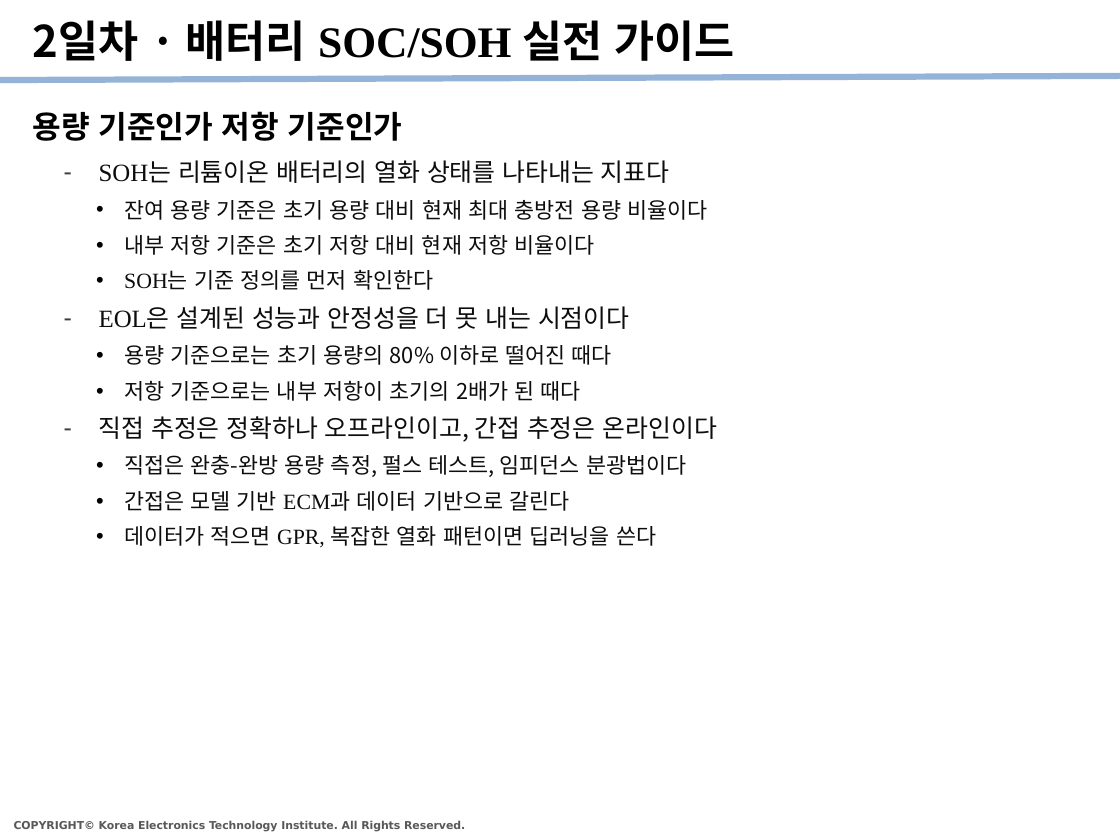
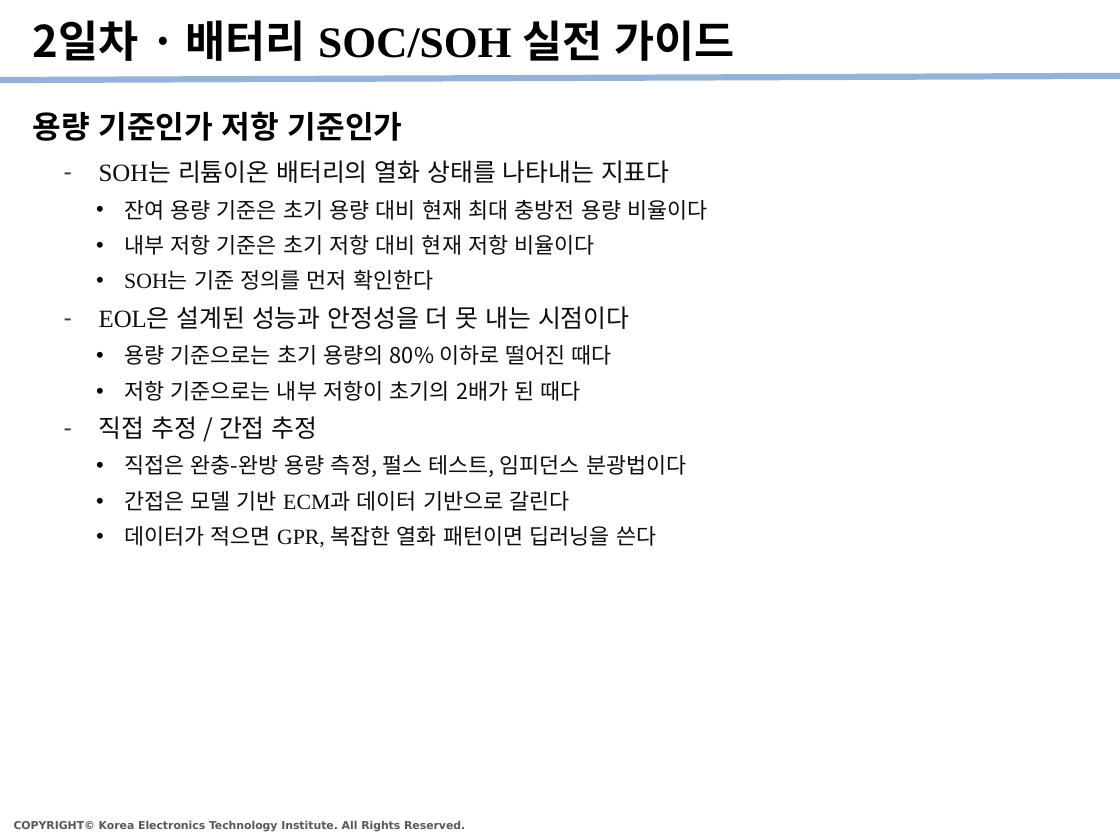
Before and after one commit to kybeen0521/PHM_Edu, a slide deck: slide 17 of Templates/PHM강좌_수강정리_v1.pptx. Drawn at 1120x840 pixels with LibreOffice and Linux fonts; fonts in the diff are those of the drawing. Boxes give left, top, right and bottom in pixels: in the first picture for what was removed or moved away, otherwise in the second. Text is boxed around its words. In the diff, an @@ line names an element or a change of style, - is before the commit and + after.

```diff
--- a/Templates/PHM강좌_수강정리_v1.pptx
+++ b/Templates/PHM강좌_수강정리_v1.pptx
@@ text at box(99, 416, 318, 439): text changed @@
-  – 직접 추정은 정확하나 오프라인이고, 간접 추정은 온라인이다
+  – 직접 추정 / 간접 추정
```
Also in this commit, not shown: 7 other slides changed.
